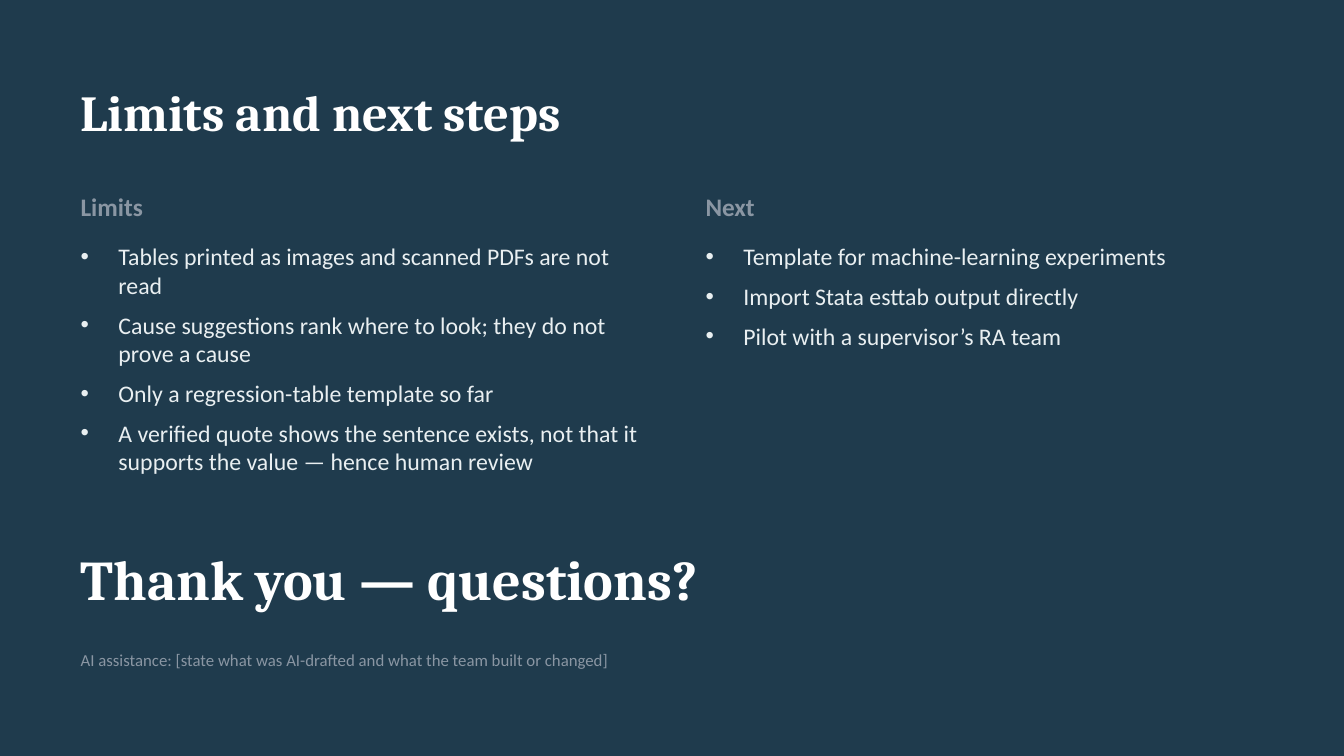
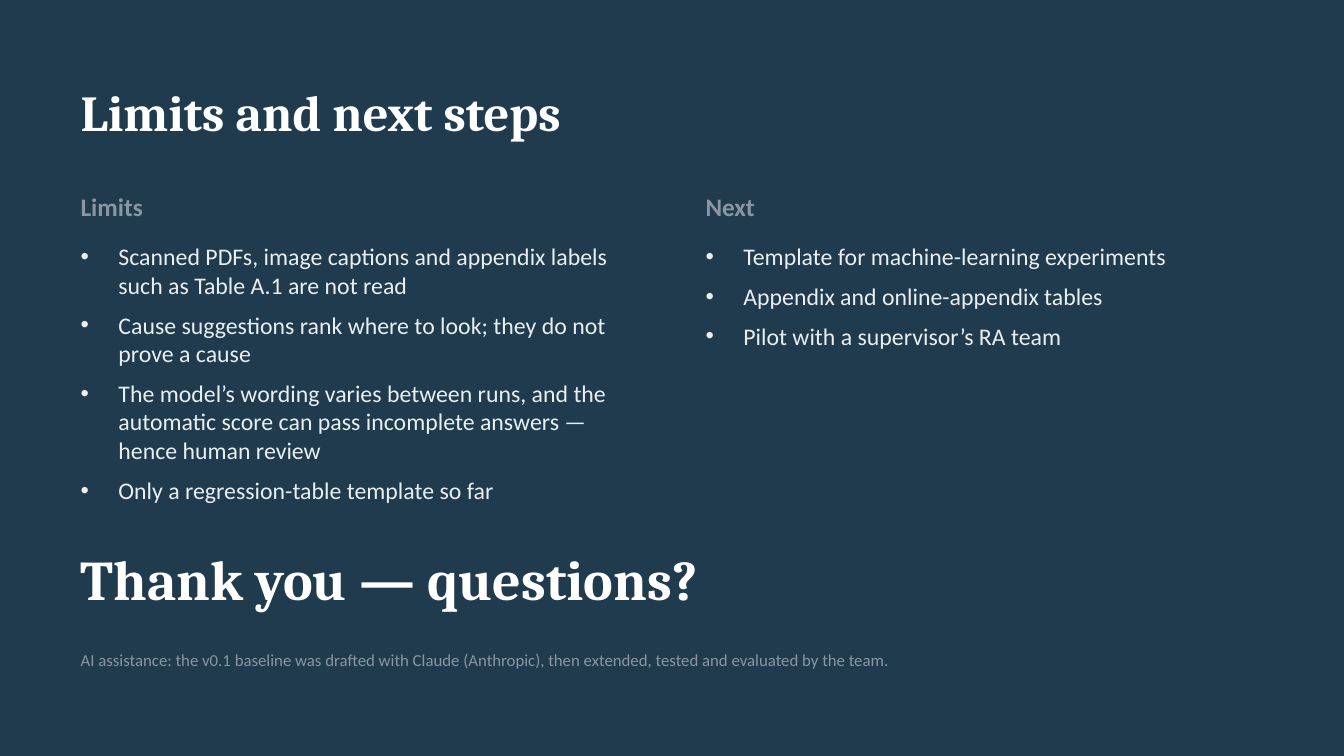
Before and after one commit to ZQ-77777/repcheck, a slide deck: slide 12 of slides/RepCheck_presentation.pptx. Drawn at 1344x756 pixels with LibreOffice and Linux fonts; fonts in the diff are those of the drawing. Boxes give left, top, right and bottom in pixels: in the first picture for what was removed or moved away, otherwise in the second. Text is boxed around its words. In the diff, an @@ line names an element or a change of style, - is before the commit and + after.

```diff
--- a/slides/RepCheck_presentation.pptx
+++ b/slides/RepCheck_presentation.pptx
@@ text at (x1=118, y1=248, x2=607, y2=294): text changed @@
-• Tables printed as images and scanned PDFs are not read
+• Scanned PDFs, image captions and appendix labels such as Table A.1 are not read
@@ text at (x1=743, y1=288, x2=1102, y2=309): text changed @@
-• Import Stata esttab output directly
+• Appendix and online-appendix tables
@@ text at (x1=118, y1=385, x2=606, y2=459): paragraph added @@
+• The model’s wording varies between runs, and the automatic score can pass incomplete answers — hence human review
@@ text at (x1=118, y1=425, x2=637, y2=474): paragraph removed @@
-• A verified quote shows the sentence exists, not that it supports the value — hence human review
@@ text at (x1=81, y1=654, x2=888, y2=669): text changed @@
-AI assistance: [state what was AI-drafted and what the team built or changed]
+AI assistance: the v0.1 baseline was drafted with Claude (Anthropic), then extended, tested and evaluated by the team.
```
Also in this commit, not shown: 5 other slides changed, 51 other files.
